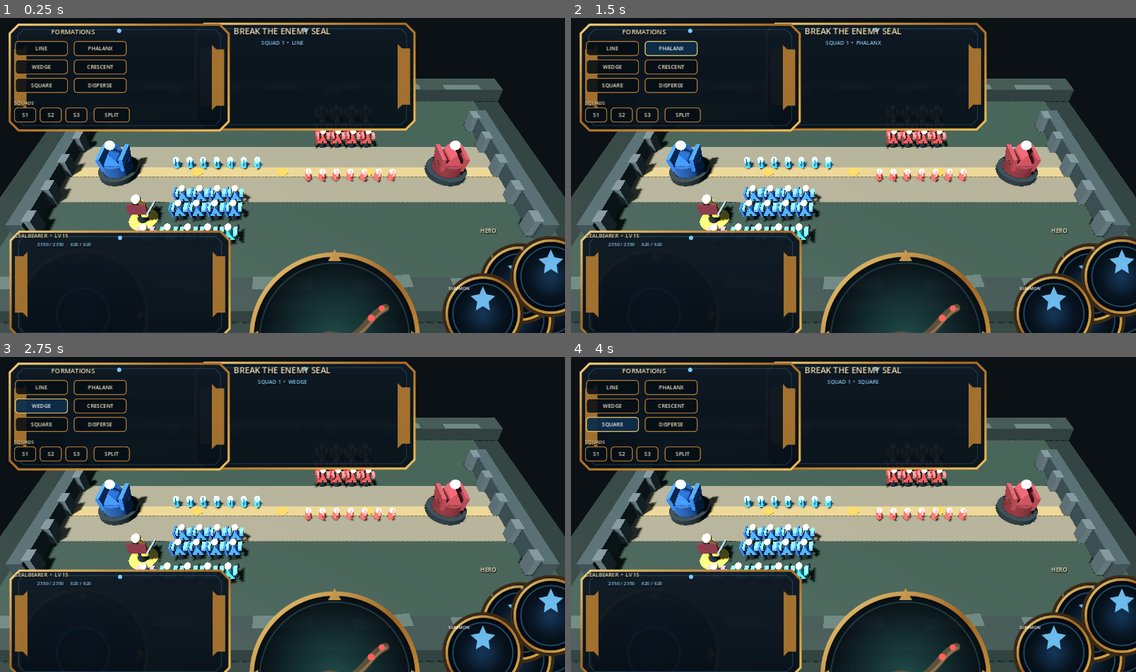
Above: before the commit, frames 1-4 (two rows, left to right).
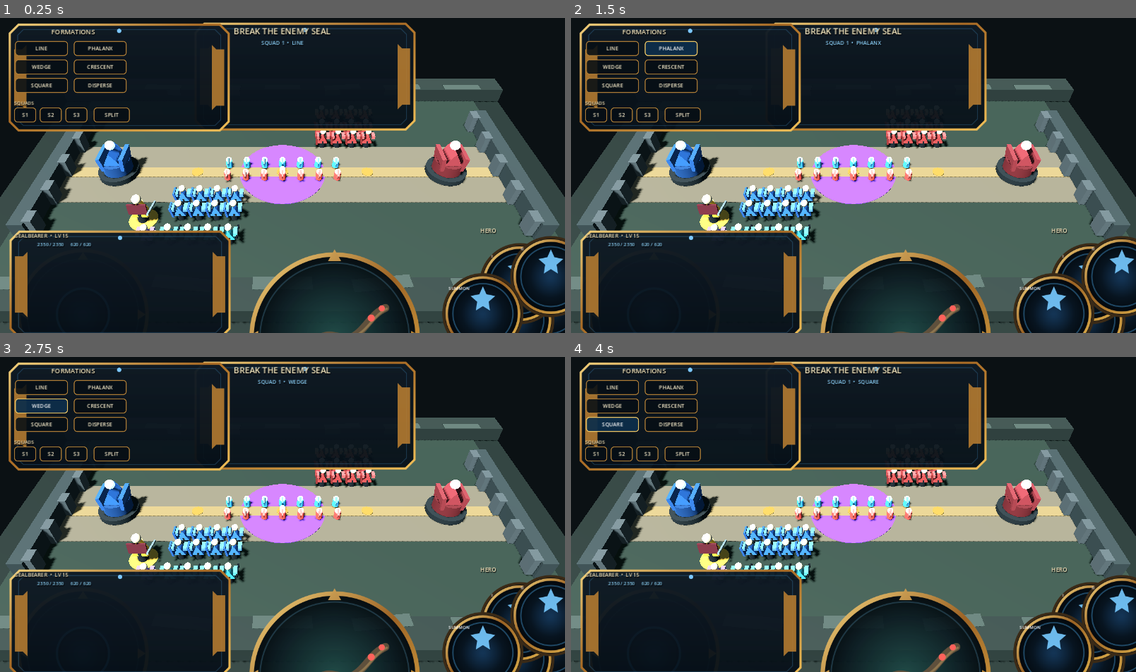
Above: after the commit, the same moments.

Repository: heliossamuelhernandezreyes/Closeseal
Game: Godot game, scene res://src/prototype/greybox_battlefield.tscn
The game is run twice, just before and just after one commit, with the same random seed, the same clock (stepped at 60 frames per second) and the same inputs.
Inputs:
- Up to frame 1 (0.25 s): no input
- Up to frame 2 (1.5 s): click "LINE" at 0.5 s; click "PHALANX" at 1.25 s
- Up to frame 3 (2.75 s): click "WEDGE" at 2 s
- Up to frame 4 (4 s): click "CRESCENT" at 2.75 s; click "SQUARE" at 3.5 s

The runs differ from the first frame. In frame 1, 2.6% of the frame differs, in the area x 12-88%, y 40-60%; in frame 2, 2.6%; in frame 3, 2.6%; in frame 4, 2.6%.

Commit message:
Drive playable greybox from canonical Map Forge contract

Diff:
--- a/src/prototype/greybox_battlefield.gd
+++ b/src/prototype/greybox_battlefield.gd
@@ -1,16 +1,20 @@
 extends Node3D
 
 const TacticalHUD = preload("res://src/prototype/tactical_hud.gd")
-
-# First authored visual-language pass. Still procedural and lightweight, but now
-# uses role-specific silhouettes, layered terrain and fortifications instead of
-# generic cylinders. Final faction art remains intentionally undecided.
+const MapContract = preload("res://src/map/map_contract.gd")
+const DEFAULT_MAP := "res://maps/competitive_lab_01.json"
+
+var map_data: Dictionary = {}
 
 func _ready() -> void:
+    map_data = MapContract.load_file(DEFAULT_MAP)
+    if map_data.is_empty():
+        push_warning("Map Forge contract failed to load; prototype will use safe fallback geometry")
     _build_environment()
     _build_lane()
     _build_blue_force()
     _build_red_force()
+    _build_objectives()
     var hud := TacticalHUD.new()
     add_child(hud)
     if OS.has_environment("CLOSESEAL_CAPTURE"):
@@ -30,6 +34,28 @@
     print("CLOSESEAL_SCREENSHOT_SAVED=" + output)
     get_tree().quit()
 
+func _map_bounds() -> Vector2:
+    var bounds: Dictionary = map_data.get("bounds", {})
+    return Vector2(max(float(bounds.get("width", 44.0)), 8.0), max(float(bounds.get("depth", 29.0)), 8.0))
+
+func _base_for_team(team: String) -> Dictionary:
+    for value in map_data.get("bases", []):
+        if typeof(value) == TYPE_DICTIONARY:
+            var base: Dictionary = value
+            if String(base.get("team", "")) == team:
+                return base
+    if team == "blue":
+        return {"position": [-13.4, 0.0, 0.0], "hero_spawn": [-10.2, 0.0, 5.0]}
+    return {"position": [13.4, 0.0, 0.0], "hero_spawn": [10.2, 0.0, -5.0]}
+
+func _primary_route() -> Dictionary:
+    for value in map_data.get("routes", []):
+        if typeof(value) == TYPE_DICTIONARY:
+            var route: Dictionary = value
+            if String(route.get("kind", "")) == "primary":
+                return route
+    return {"width": 6.6, "points": [[-13.4,0.0,0.0],[0.0,0.0,0.0],[13.4,0.0,0.0]]}
+
 func _mat(color: Color, metallic := 0.0, roughness := 0.78, emission := Color.BLACK) -> StandardMaterial3D:
     var m := StandardMaterial3D.new()
     m.albedo_color = color
@@ -104,21 +130,29 @@
     _sphere(name_ + "_seal", pos + Vector3(0,2.95,0), .38, team.lightened(.3), team.lightened(.15))
 
 func _build_environment() -> void:
-    _box("Ground", Vector3(0,-.42,0), Vector3(44,.7,29), Color("17221f"))
-    _box("InnerGround", Vector3(0,-.04,0), Vector3(39,.08,23), Color("26342d"))
-    _box("Lane", Vector3(0,.015,0), Vector3(38,.07,6.6), Color("665f50"))
-    _box("LaneCore", Vector3(0,.06,0), Vector3(38,.035,1.1), Color("87734e"))
-    for x in [-18.2,18.2]:
-        _box("Wall", Vector3(x,.75,0), Vector3(1.1,1.6,13.5), Color("303a3b"))
+    var bounds := _map_bounds()
+    var route := _primary_route()
+    var lane_width := max(float(route.get("width", 6.6)), 2.0)
+    var inner_width := max(bounds.x - 5.0, 4.0)
+    var inner_depth := max(bounds.y - 6.0, 4.0)
+    var lane_length := max(bounds.x - 6.0, 6.0)
+    _box("Ground", Vector3(0,-.42,0), Vector3(bounds.x,.7,bounds.y), Color("17221f"))
+    _box("InnerGround", Vector3(0,-.04,0), Vector3(inner_width,.08,inner_depth), Color("26342d"))
+    _box("Lane", Vector3(0,.015,0), Vector3(lane_length,.07,lane_width), Color("665f50"))
+    _box("LaneCore", Vector3(0,.06,0), Vector3(lane_length,.035,max(lane_width * .17, .4)), Color("87734e"))
+    var wall_x := bounds.x * 0.5 - 3.8
+    for x in [-wall_x, wall_x]:
+        _box("Wall", Vector3(x,.75,0), Vector3(1.1,1.6,max(bounds.y - 15.5, 8.0)), Color("303a3b"))
         for z in range(-6,7,3):
             _box("Buttress", Vector3(x-sign(x)*.7,.75,float(z)), Vector3(.65,1.7,1.0), Color("485052"))
-    for z in [-11.7,11.7]:
-        _box("Cliff", Vector3(0,.65,z), Vector3(44,1.35,2.2), Color("242e2b"))
+    var cliff_z := bounds.y * 0.5 - 2.8
+    for z in [-cliff_z, cliff_z]:
+        _box("Cliff", Vector3(0,.65,z), Vector3(bounds.x,1.35,2.2), Color("242e2b"))
         for x in range(-18,19,6):
             _box("CliffStone", Vector3(float(x),1.05,z-sign(z)*.65), Vector3(3.6,.65,.85), Color("3c4742"), Vector3(0,float(x % 9),0))
-    for x in [-14.,-7.,0.,7.,14.]:
-        _cylinder("LaneMarker", Vector3(x,.1,0), .48, .05, Color("b58d43"), .4)
-
+    for i in range(5):
+        var fraction := (float(i) - 2.0) / 2.0
+        _cylinder("LaneMarker", Vector3(fraction * bounds.x * .318,.1,0), .48, .05, Color("b58d43"), .4)
     var light := DirectionalLight3D.new(); light.rotation_degrees = Vector3(-58,-38,0); light.light_energy = 1.45; light.shadow_enabled = true; add_child(light)
     var world := WorldEnvironment.new(); var env := Environment.new()
     env.background_mode = Environment.BG_COLOR; env.background_color = Color("0b1114")
@@ -128,24 +162,48 @@
     var camera := Camera3D.new(); camera.position = Vector3(0,22.5,23.5); camera.rotation_degrees = Vector3(-44,0,0); camera.fov = 44; camera.current = true; add_child(camera)
 
 func _build_lane() -> void:
+    var blue_base := MapContract.vec3_from(_base_for_team("blue").get("position", []), Vector3(-13.4,0,0))
+    var red_base := MapContract.vec3_from(_base_for_team("red").get("position", []), Vector3(13.4,0,0))
+    var center := (blue_base + red_base) * 0.5
+    var span := max(blue_base.distance_to(red_base) * .33, 7.0)
     for i in range(7):
-        _creep("BlueCreep%d" % i, Vector3(-8.8+i*1.12,0,-.72), Color("4aaee8"))
-        _creep("RedCreep%d" % i, Vector3(8.8-i*1.12,0,.72), Color("e95750"))
+        var t := float(i) / 6.0
+        var x := lerp(center.x - span * .5, center.x + span * .5, t)
+        _creep("BlueCreep%d" % i, Vector3(x,0,-.72), Color("4aaee8"))
+        _creep("RedCreep%d" % i, Vector3(-x,0,.72), Color("e95750"))
 
 func _build_blue_force() -> void:
-    _hero(Vector3(-10.2,0,5.0))
+    var base := _base_for_team("blue")
+    var hero_spawn := MapContract.vec3_from(base.get("hero_spawn", []), Vector3(-10.2,0,5.0))
+    var tower_pos := MapContract.vec3_from(base.get("position", []), Vector3(-13.4,0,0))
+    _hero(hero_spawn)
     for row in range(2):
         for col in range(4):
-            _soldier("BlueFront%d_%d" % [row,col], Vector3(-7.4+col*1.3,0,3.4+row*1.45), Color("3f78c9"))
+            _soldier("BlueFront%d_%d" % [row,col], hero_spawn + Vector3(2.8+col*1.3,0,-1.6+row*1.45), Color("3f78c9"))
     for col in range(4):
-        _soldier("BlueRanged%d" % col, Vector3(-7.7+col*1.35,0,7.0), Color("3e9eaa"), true)
-    _soldier("BlueSupport", Vector3(-9.3,0,7.05), Color("7b62b8"), false, true)
-    _tower("BlueTower", Vector3(-13.4,0,0), Color("3469ae"))
+        _soldier("BlueRanged%d" % col, hero_spawn + Vector3(2.5+col*1.35,0,2.0), Color("3e9eaa"), true)
+    _soldier("BlueSupport", hero_spawn + Vector3(.9,0,2.05), Color("7b62b8"), false, true)
+    _tower("BlueTower", tower_pos, Color("3469ae"))
 
 func _build_red_force() -> void:
+    var base := _base_for_team("red")
+    var hero_spawn := MapContract.vec3_from(base.get("hero_spawn", []), Vector3(10.2,0,-5.0))
+    var tower_pos := MapContract.vec3_from(base.get("position", []), Vector3(13.4,0,0))
     for row in range(2):
         for col in range(4):
-            _soldier("RedFront%d_%d" % [row,col], Vector3(7.4-col*1.3,0,-3.4-row*1.45), Color("a84443"))
+            _soldier("RedFront%d_%d" % [row,col], hero_spawn + Vector3(-2.8-col*1.3,0,1.6-row*1.45), Color("a84443"))
     for col in range(4):
-        _soldier("RedRanged%d" % col, Vector3(7.7-col*1.35,0,-7.0), Color("bb6247"), true)
-    _tower("RedTower", Vector3(13.4,0,0), Color("923c42"))
+        _soldier("RedRanged%d" % col, hero_spawn + Vector3(-2.5-col*1.35,0,-2.0), Color("bb6247"), true)
+    _tower("RedTower", tower_pos, Color("923c42"))
+
+func _build_objectives() -> void:
+    var index := 0
+    for value in map_data.get("objectives", []):
+        if typeof(value) != TYPE_DICTIONARY:
+            continue
+        var objective: Dictionary = value
+        var pos := MapContract.vec3_from(objective.get("position", []))
+        var radius := max(float(objective.get("radius", 2.0)), .5)
+        _cylinder("ObjectiveRing%d" % index, pos + Vector3(0,.045,0), radius, .06, Color("8951c8"), .3)
+        _sphere("ObjectiveCore%d" % index, pos + Vector3(0,.45,0), .24, Color("cf8cff"), Color("8f54c9"))
+        index += 1
